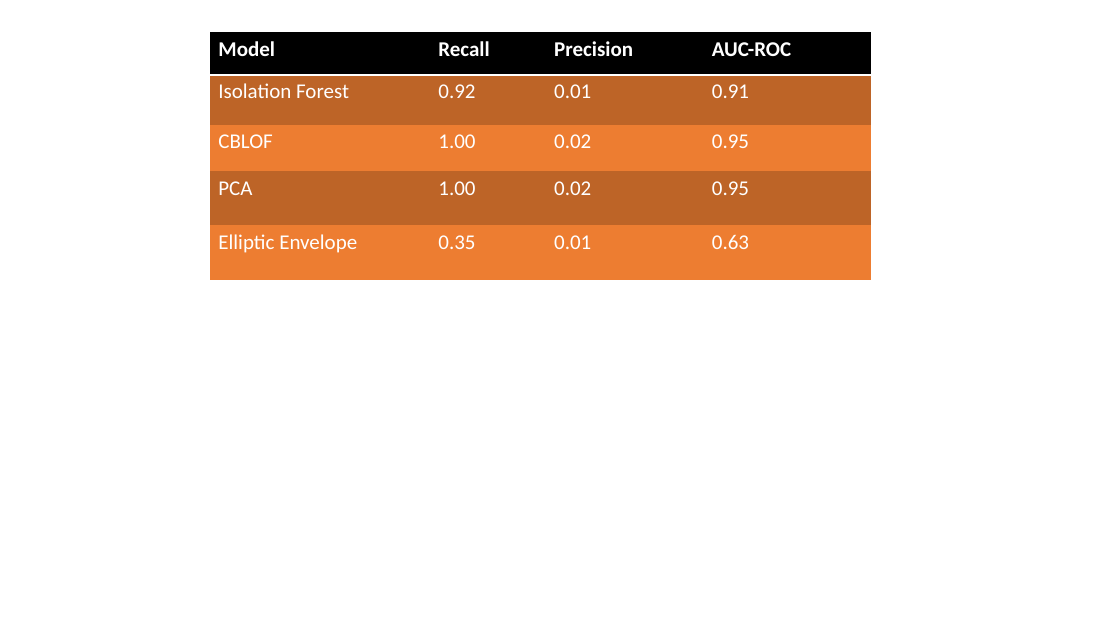
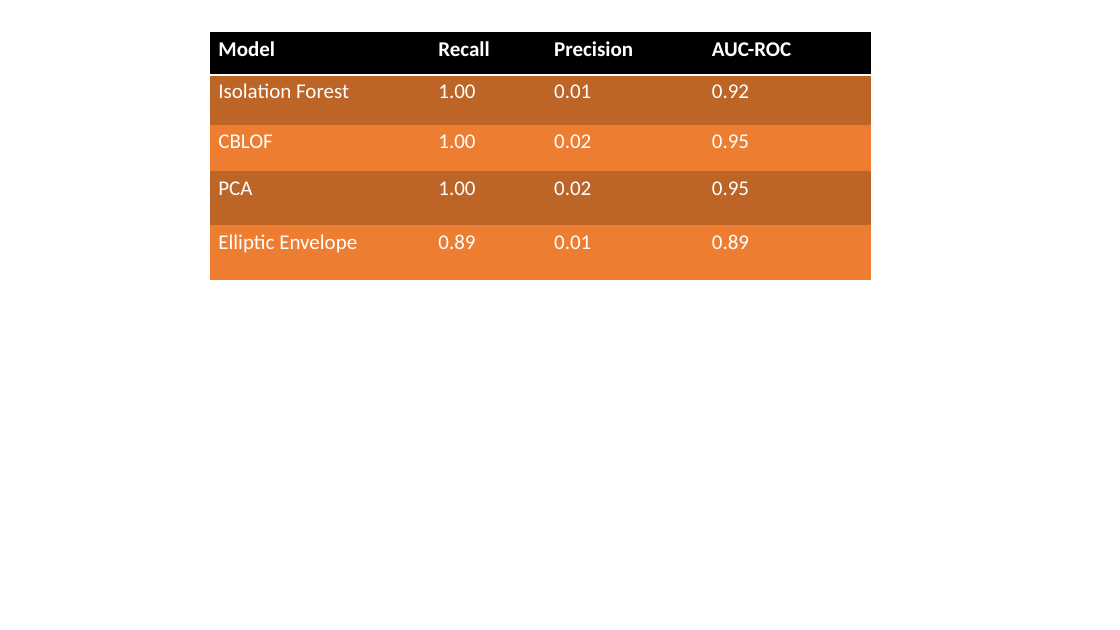
Before and after one commit to Owerre/Anomaly-Detection, a slide deck: slide 1 of Network-intrusion/docs/doc.pptx. Drawn at 1120x630 pixels with LibreOffice and Linux fonts; fonts in the diff are those of the drawing. Boxes give left, top, right and bottom in pixels: in the first picture for what was removed or moved away, otherwise in the second. Text is boxed around its words. In the diff, an @@ line names an element or a change of style, - is before the commit and + after.

```diff
--- a/Network-intrusion/docs/doc.pptx
+++ b/Network-intrusion/docs/doc.pptx
@@ table at box(210, 32, 872, 280) @@
-row 2, column 2: 0.92
+row 2, column 2: 1.00
-row 2, column 4: 0.91
+row 2, column 4: 0.92
-row 5, column 2: 0.35
+row 5, column 2: 0.89
-row 5, column 4: 0.63
+row 5, column 4: 0.89
```
Also in this commit, not shown: 1 other slide changed, 9 other files.
